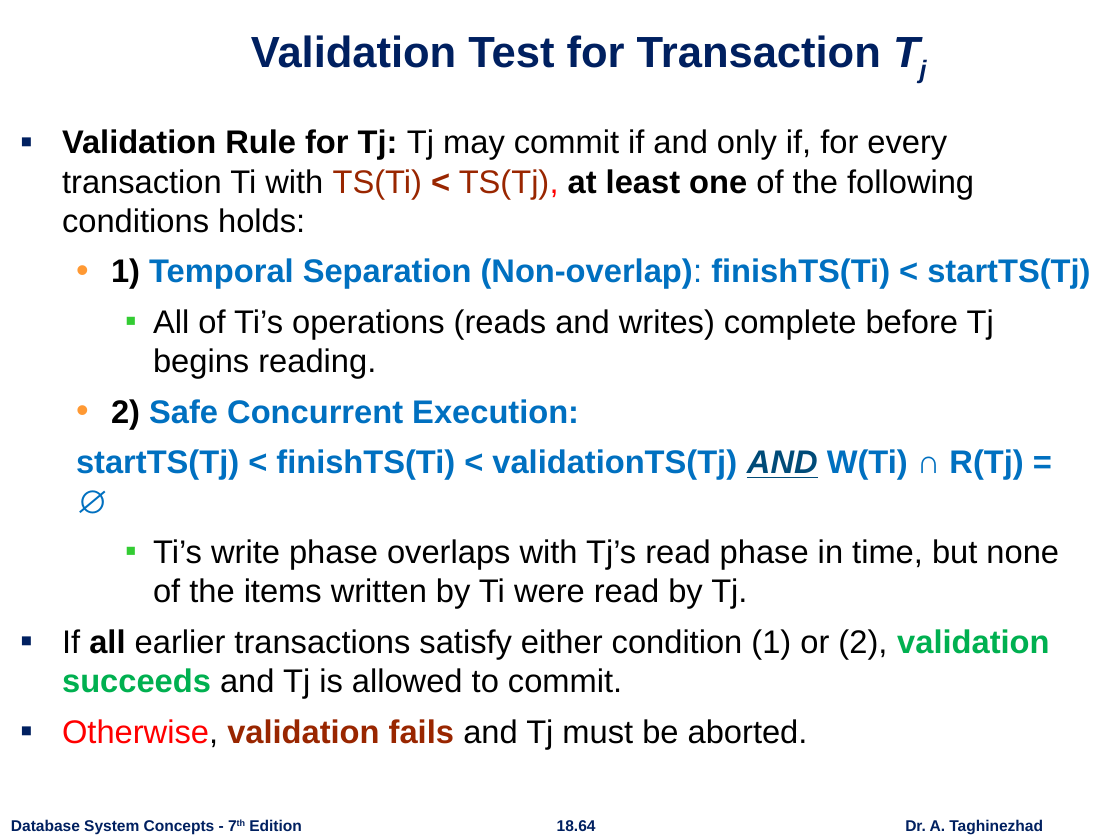
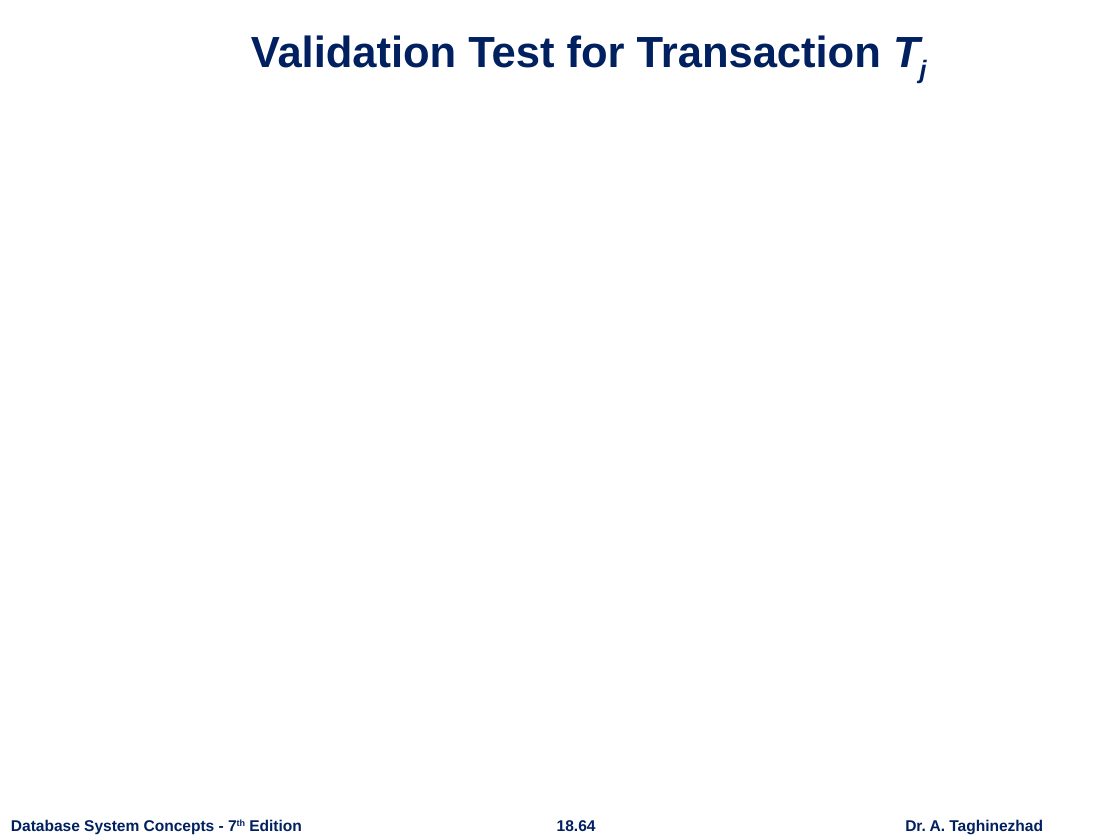
Before and after one commit to ataghinezhad/ataghinezhad.github.io, a slide deck: slide 64 of courses/downloads/temp/AdvanceDB Lec3. ch18.pptx. Drawn at 1120x840 pixels with LibreOffice and Linux fonts; fonts in the diff are those of the drawing; grey boxes stand for pictures; background and template pictures are left out. Boxes give left, top, right and bottom in pixels: in the first picture for what was removed or moved away, otherwise in the second. Text is boxed around its words. In the diff, an @@ line names an element or a change of style, - is before the commit and + after.

```diff
--- a/courses/downloads/temp/AdvanceDB Lec3. ch18.pptx
+++ b/courses/downloads/temp/AdvanceDB Lec3. ch18.pptx
@@ text removed at (62, 129, 1090, 749) @@
-▪ Validation Rule for Tj: Tj may commit if and only if, for every transaction Ti with TS(Ti) < TS(Tj), at least one of the following conditions holds:
-  • 1) Temporal Separation (Non‑overlap): finishTS(Ti) < startTS(Tj)
-    ▪ All of Ti’s operations (reads and writes) complete before Tj begins reading.
-  • 2) Safe Concurrent Execution:
-  startTS(Tj) < finishTS(Ti) < validationTS(Tj) AND W(Ti) ∩ R(Tj) = ∅
-    ▪ Ti’s write phase overlaps with Tj’s read phase in time, but none of the items written by Ti were read by Tj.
-▪ If all earlier transactions satisfy either condition (1) or (2), validation succeeds and Tj is allowed to commit.
-▪ Otherwise, validation fails and Tj must be aborted.
```
Also in this commit, not shown: 1 other slide changed.
